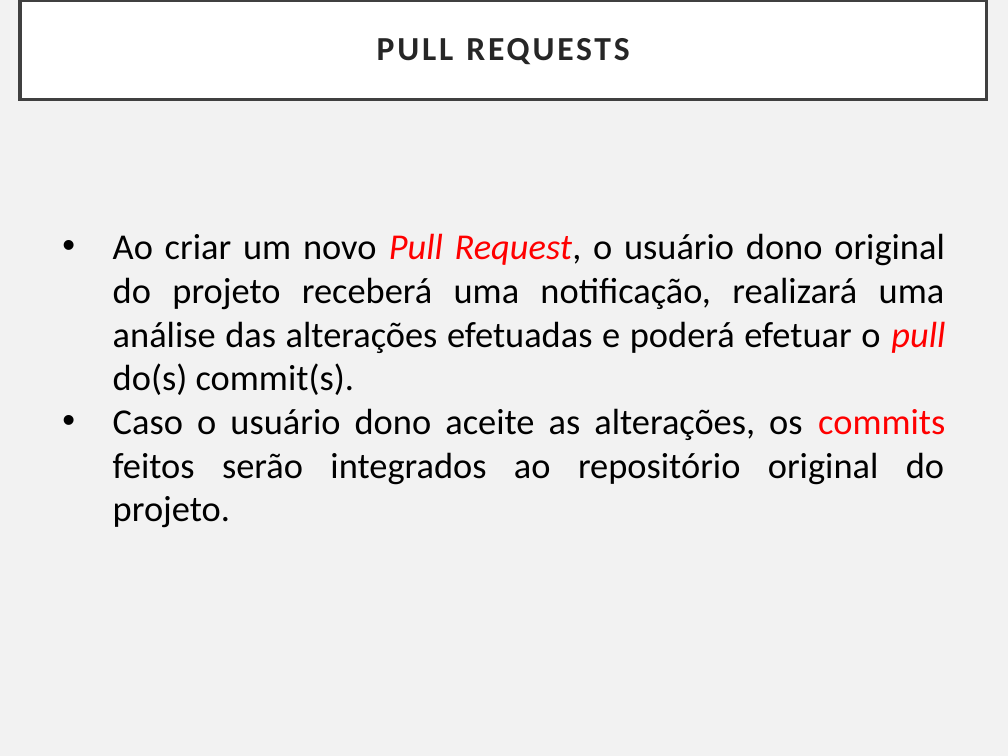
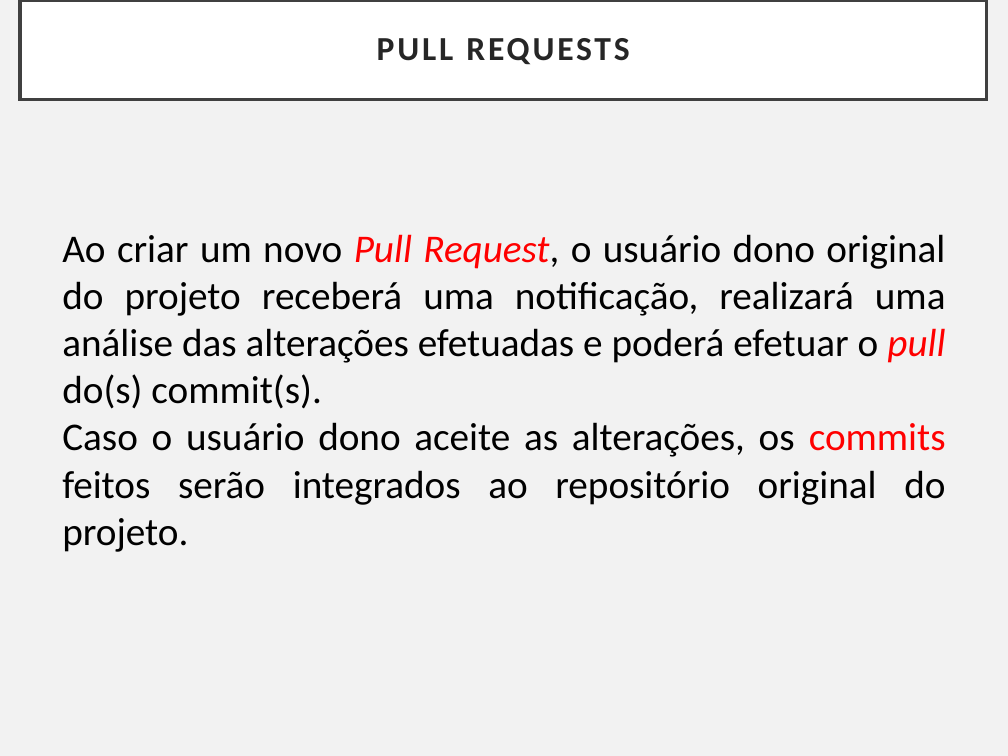
Before and after one commit to Paulo-UNIRON/aula_git_2020.2, a slide deck: slide 26 of Controlando versões com Git e Github - Capítulo V.pptx. Drawn at 1008x756 pixels with LibreOffice and Linux fonts; fonts in the diff are those of the drawing. Boxes give left, top, right and bottom in pixels: in the first picture for what was removed or moved away, otherwise in the second. Text is boxed around its words. In the diff, an @@ line names an element or a change of style, - is before the commit and + after.

```diff
--- a/Controlando versões com Git e Github - Capítulo V.pptx
+++ b/Controlando versões com Git e Github - Capítulo V.pptx
@@ text "Ao criar um novo Pull ..." at bbox=[62, 234, 946, 552]: size 26 to 28 pt; bullet • to none @@
```
Also in this commit, not shown: 3 other slides changed, 1 other file.
